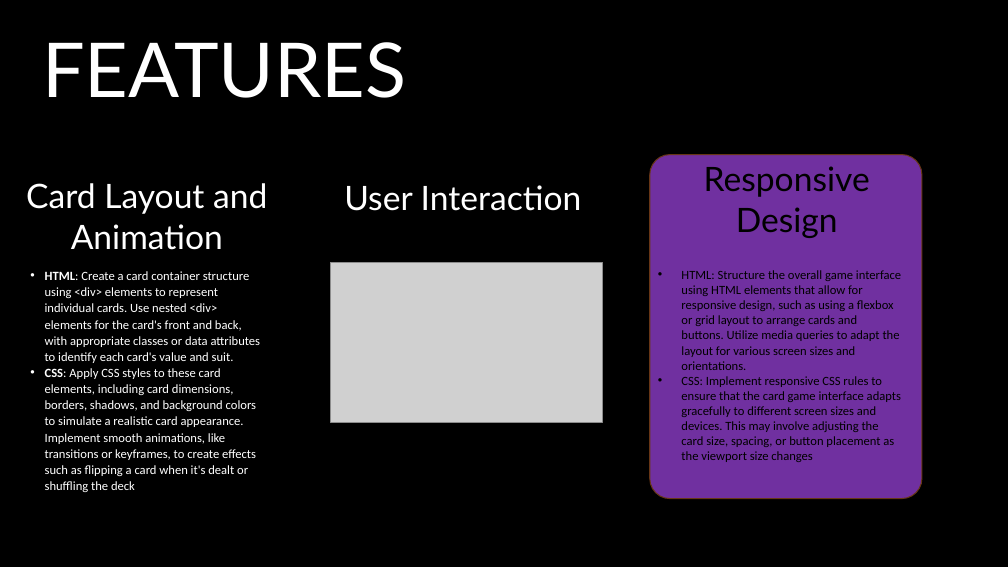
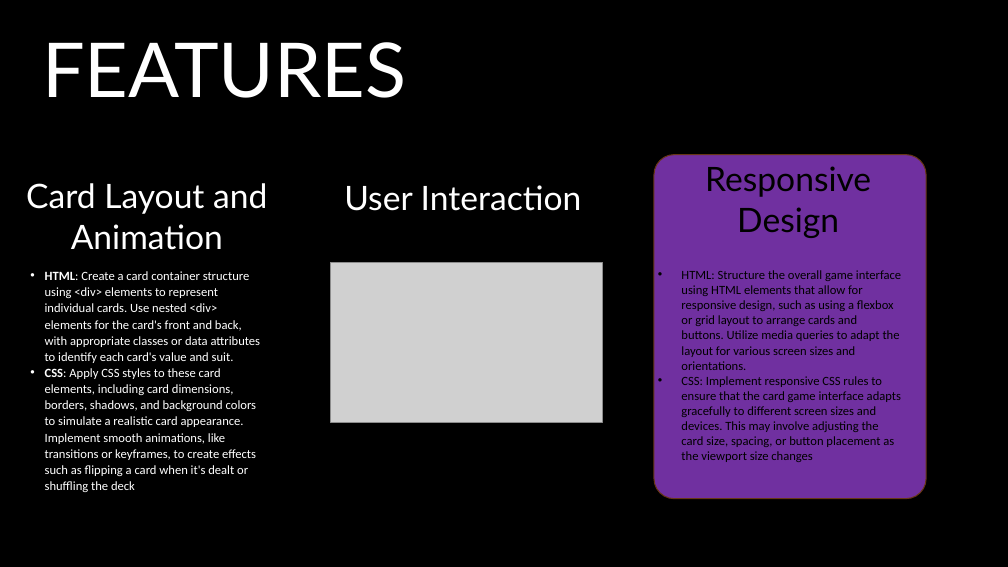
Before and after one commit to JSumlin/Web-Project-1, a slide deck: slide 25 of CSS Project 1.pptx (slide 19 before the commit). Drawn at 1008x567 pixels with LibreOffice and Linux fonts; fonts in the diff are those of the drawing; grey boxes stand for pictures. Boxes give left, top, right and bottom in pixels: in the first picture for what was removed or moved away, otherwise in the second. Text is boxed around its words. In the diff, an @@ line names an element or a change of style, - is before the commit and + after.

```diff
--- a/CSS Project 1.pptx
+++ b/CSS Project 1.pptx
@@ rounded rectangle: place and size @@
-rounded rectangle at <box>650,154,923,498</box>
+rounded rectangle at <box>654,155,926,499</box>
```
Also in this commit, not shown: 3 other slides changed, 11 slides added, 2 slides removed.
